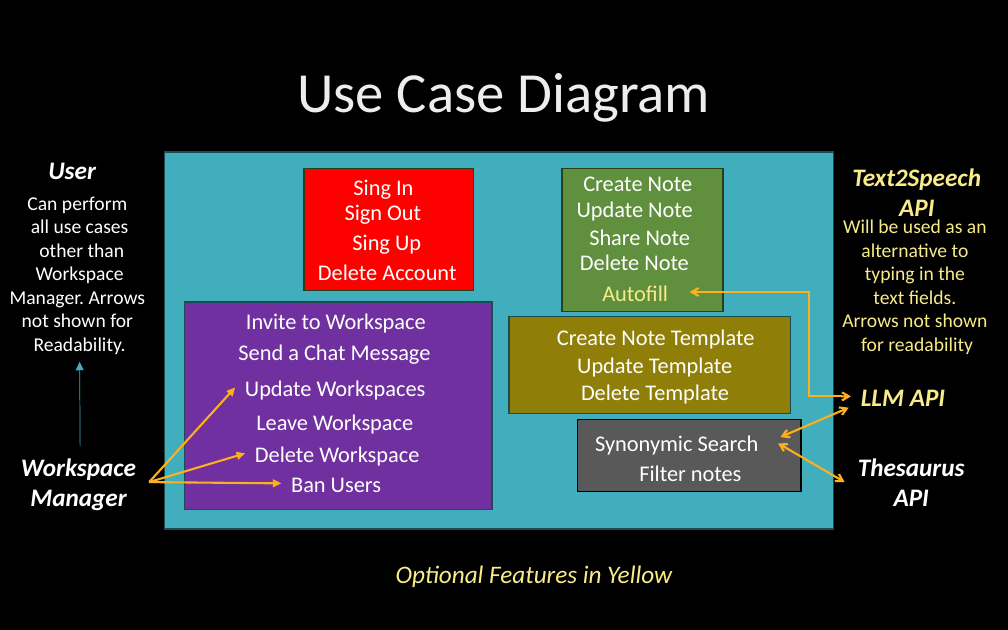
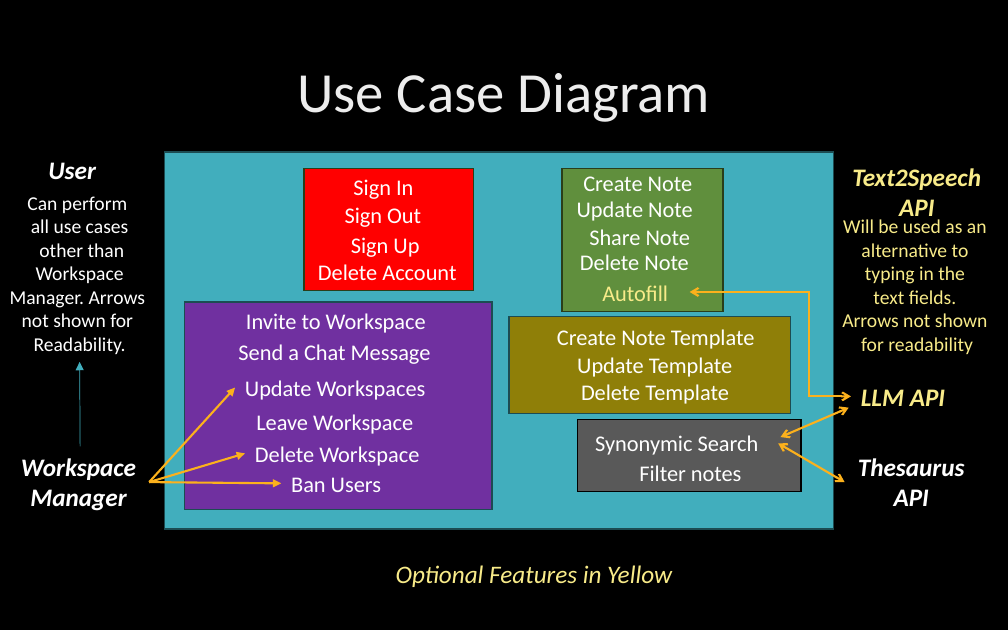
Before and after one commit to MinPoe/frontend-thingspace.ts, a slide deck: slide 4 of ThingSpaceTsM2.pptx. Drawn at 1008x630 pixels with LibreOffice and Linux fonts; fonts in the diff are those of the drawing; background and template pictures are left out. Boxes give left, top, right and bottom in pixels: in the first picture for what was removed or moved away, otherwise in the second. Text is boxed around its words. In the diff, an @@ line names an element or a change of style, - is before the commit and + after.

```diff
--- a/ThingSpaceTsM2.pptx
+++ b/ThingSpaceTsM2.pptx
@@ text at (x1=353, y1=179, x2=413, y2=199): text changed @@
-Sing In
+Sign In
@@ text at (x1=351, y1=237, x2=419, y2=257): text changed @@
-Sing Up
+Sign Up
```
